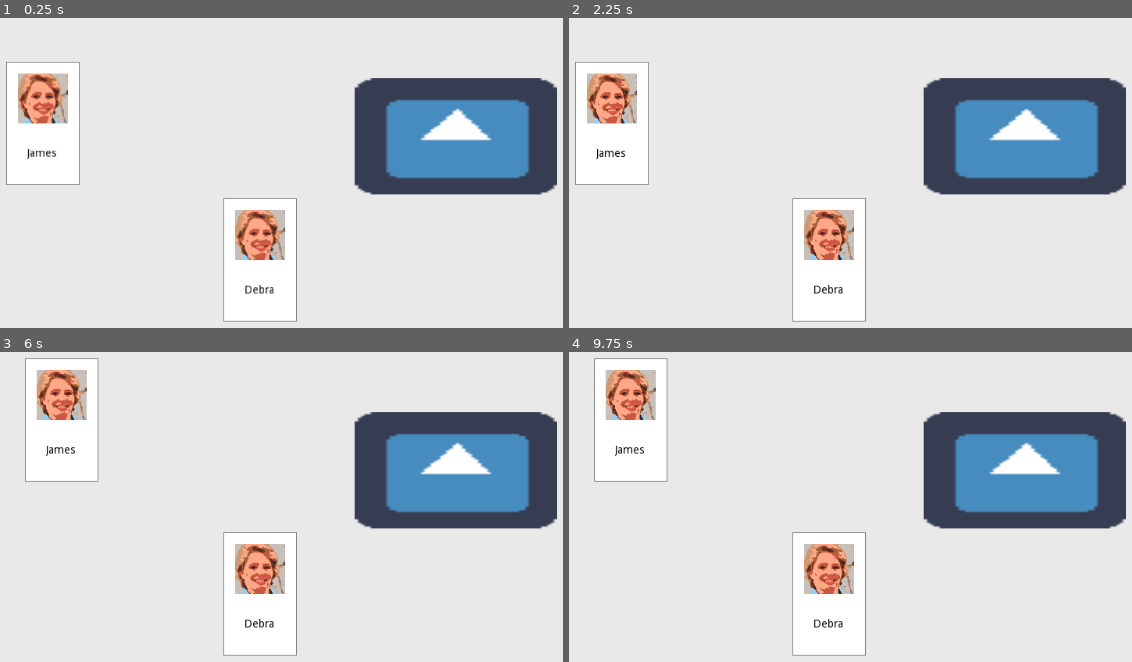
Above: before the commit, frames 1-4 (two rows, left to right).
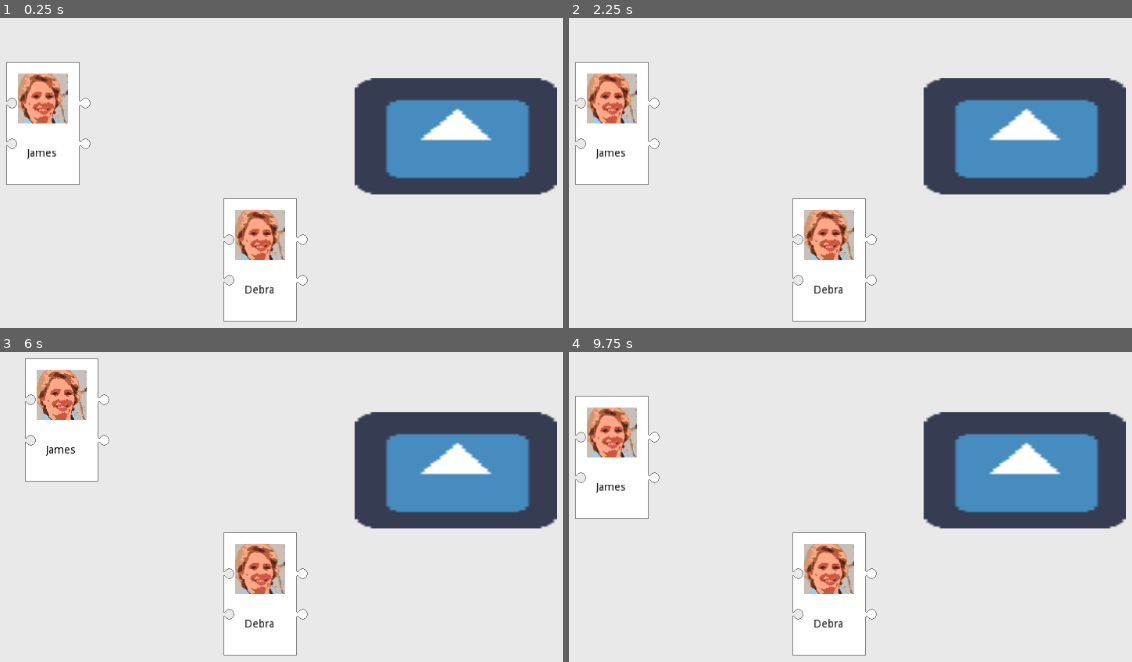
Above: after the commit, the same moments.

Repository: hwacha/GMTK-Match-Game
Game: Godot game, scene res://prefabs/Field.tscn
Two runs of this game, one before a commit and one after it. Both use one fixed random seed, a clock stepped at 60 frames per second and the inputs below. The engine's default icon, where the game draws it, is replaced by a stand-in: a white triangle on a blue panel in a dark square.
Inputs (mouse positions are in pixels of both pictures, inside the frame that each line leads up to):
- Up to frame 1 (0.25 s): no input
- Up to frame 2 (2.25 s): tap Enter at 0.5, 2 s; move the mouse to (827, 259) at 0.52 s; hold Up (ui_up) 0.53-1.28 s; click (827, 259) at 0.67 s; tap Space at 1.25 s; move the mouse to (614, 123) at 1.27 s; hold Down (ui_down) 1.28-2.03 s; click (614, 123) at 1.42 s; move the mouse to (1025, 138) at 2.02 s; hold Up (ui_up) from 2.03 s (still down); click (1025, 138) at 2.17 s
- Up to frame 3 (6 s): tap Space at 2.75, 4.25 s; move the mouse to (140, 631) at 2.77 s; click (140, 631) at 2.92 s; tap Enter at 3.5 s; move the mouse to (422, 606) at 3.52 s; release Up (ui_up) at 3.53 s; hold Down (ui_down) 3.53-5.78 s; click (422, 606) at 3.67 s; move the mouse to (outside the picture) at 4.27 s; click (outside the picture) at 4.42 s; move the mouse to (219, 538) at 5.02 s; click (219, 538) at 5.17 s; move the mouse to (61, 420) at 5.77 s; hold Up (ui_up) from 5.78 s (still down); click (61, 420) at 5.92 s
- Up to frame 4 (9.75 s): move the mouse to (929, 513) at 6.52 s; click (929, 513) at 6.67 s; move the mouse to (591, 559) at 7.27 s; click (591, 559) at 7.42 s; move the mouse to (833, 432) at 8.02 s; release Up (ui_up) at 8.03 s; hold Down (ui_down) 8.03-9.53 s; click (833, 432) at 8.17 s; move the mouse to (709, 631) at 8.77 s; click (709, 631) at 8.92 s; move the mouse to (991, 606) at 9.52 s; hold Up (ui_up) from 9.53 s (still down); click (991, 606) at 9.67 s

The runs differ from the first frame. In frame 1, 0.2% of the frame differs, in the area x 1-55%, y 25-87%; in frame 2, 0.4%; in frame 3, 0.3%; in frame 4, 3.3%, in the area x 1-55%, y 1-90%.

Commit message:
adding depairing

Diff:
--- a/prefabs/Field.tscn
+++ b/prefabs/Field.tscn
@@ -1,35 +1,8 @@
-[gd_scene load_steps=6 format=2]
+[gd_scene load_steps=5 format=2]
 
 [ext_resource path="res://prefabs/Card.tscn" type="PackedScene" id=1]
 [ext_resource path="res://scripts/Field.gd" type="Script" id=2]
 [ext_resource path="res://icon.png" type="Texture" id=4]
-
-[sub_resource type="GDScript" id=1]
-script/source = "extends Area2D
-
-# the single card waiting to be paired
-var card_to_be_paired = null
-
-func _ready():
-	pass
-
-func _process(delta):
-	pass
-
-# TODO move this code to the Card signal.
-func _on_PairZone_input_event(viewport, event, shape_idx):
-	if event is InputEventMouseButton:
-		# we're dropping a card onto the pair zone.
-		if not event.is_pressed() and get_parent().selected_card:
-			if card_to_be_paired:
-				print(\"pairing \" + get_parent().selected_card.name  + \" with \" + card_to_be_paired.name)
-				# TODO delete paired cards
-				# card_to_be_paired = null
-			else:
-				print(\"adding \" + get_parent().selected_card.name)
-				card_to_be_paired = get_parent().selected_card
-				print(card_to_be_paired.name + ' on deck')
-"
 
 [sub_resource type="RectangleShape2D" id=2]
 extents = Vector2( 128.864, 73.4201 )
@@ -51,7 +24,6 @@
 
 [node name="PairZone" type="Area2D" parent="."]
 position = Vector2( 862.695, 216.292 )
-script = SubResource( 1 )
 __meta__ = {
 "_edit_group_": true
 }
@@ -64,6 +36,4 @@
 [node name="CollisionShape2D" type="CollisionShape2D" parent="PairZone"]
 shape = SubResource( 2 )
 
-[connection signal="input_event" from="PairZone" to="PairZone" method="_on_PairZone_input_event"]
-
 [editable path="Card2"]
--- a/scripts/Card.gd
+++ b/scripts/Card.gd
@@ -1,8 +1,8 @@
 extends Area2D
 
 var stats = {
-	'left': [0, 0, 0],
-	'right': [0, 0, 0],
+	'left': [1, 0, 1],
+	'right': [-1, 0, -1],
 	'up': [0, 0, 0],
 	'down': [0, 0, 0],
 }
@@ -47,7 +47,8 @@
 	'down': 'up',
 }
 
-var paired = false
+var pair_state = 'unpaired'
+var pair_direction = null
 
 onready var interjambs = get_node("Interjambs")
 onready var field = get_tree().get_root().get_node('Field')
@@ -78,10 +79,12 @@
 
 func _process(delta):
 	if (field.selected_card == self):
-		if paired:
-			get_parent().set_position(get_viewport().get_mouse_position())
+		if pair_state in ['pair_container', 'unpaired']:
+			set_position(get_viewport().get_mouse_position())
 		else:
-			set_position(get_viewport().get_mouse_position())
+			pass
+	if Input.is_action_just_pressed("ui_down") and pair_state == 'pair_container':
+		unpair()
 
 # TODO move pair zone code to here.
 func _on_Card_input_event(viewport, event, shape_idx):
@@ -109,16 +112,9 @@
 					z_index = local_max_z + 2
 				field.max_z = max(z_index, field.max_z)
 
-				if in_pairzone:
-					var card_to_be_paired = field.get_node("PairZone").card_to_be_paired
-
-					if card_to_be_paired:
-						print("pairing " + self.name + " with " + card_to_be_paired.name)
-						self.queue_free()
-						card_to_be_paired.queue_free()
-					else:
-						field.get_node("PairZone").card_to_be_paired = self
-				if not paired and target_pair['card'] != null:
+				if pair_state == 'pair_container' and in_pairzone:
+					complete_pair()
+				if pair_state == 'unpaired' and target_pair['card'] != null:
 					attempt_pair_with_target()
 				field.selected_card = null
 
@@ -171,14 +167,33 @@
 	print('suceeds' if successful_pair else 'failed')
 
 	if successful_pair:
-		paired = true
-		target.paired = true
-		var pair_container = Node2D.new()
+		pair_state = 'paired'
+		target.pair_state = 'paired'
+		var pair_container = load("res://prefabs/Card.tscn").instance()
+		pair_container.set_invisible()
+
+		pair_container.pair_state = 'pair_container'
+
+		# expand the bounding box to be 2x the normal size on the appropriate axis
+		var bounding_box = pair_container.get_node('Full')
+		var curr_extents = bounding_box.get_shape().get_extents()
+		# turns out the shape is a singleton for all cards that persists in memory
+		# between scene reloads, very weird, so create a new one
+		bounding_box.shape = RectangleShape2D.new()
+
+		if our_dir in ['left', 'right']:
+			bounding_box.shape.set_extents(Vector2(curr_extents.x * 2, curr_extents.y))
+		else:
+			bounding_box.shape.set_extents(Vector2(curr_extents.x , curr_extents.y * 2))
+
 		field.add_child(pair_container)
 		field.remove_child(self)
+		self.set_name('Child1')
 		pair_container.add_child(self)
 		field.remove_child(target)
+		target.set_name('Child2')
 		pair_container.add_child(target)
+		pair_container.pair_direction = our_dir
 		var side_offset = 94
 		var top_offset = 158
 		if our_dir == 'left':
@@ -199,3 +214,32 @@
 
 		transform.origin = transform.origin - pair_container.transform.origin
 		target.transform.origin = target.transform.origin - pair_container.transform.origin
+
+
+func set_invisible():
+	for child in get_children():
+		child.visible = false
+
+func complete_pair():
+	pass
+
+var unpair_offset = 14
+var unpair_offsets = {
+	'left': Vector2(unpair_offset, 0),
+	'right': Vector2(-1 * unpair_offset, 0),
+	'down': Vector2(0, -1 * unpair_offset),
+	'up': Vector2(0, unpair_offset),
+}
+func unpair():
+	var offset = unpair_offsets[pair_direction]
+	for name in ['Child1', 'Child2']:
+		var child = get_node(name)
+		child.set_name('Card')
+		remove_child(child)
+		var multiplier = 1 if name == 'Child1' else -1
+		child.transform.origin = child.transform.origin + transform.origin + offset * multiplier
+		child.pair_state = 'unpaired'
+		field.add_child(child)
+	field.remove_child(self)
+	queue_free()
+	field.selected_card = null
--- a/scripts/Field.gd
+++ b/scripts/Field.gd
@@ -9,5 +9,6 @@
 	pass
 
 # Called every frame. 'delta' is the elapsed time since the previous frame.
-#func _process(delta):
-#	pass
+func _process(delta):
+	if Input.is_action_just_pressed("ui_up"):
+		get_tree().change_scene("res://prefabs/Field.tscn")
